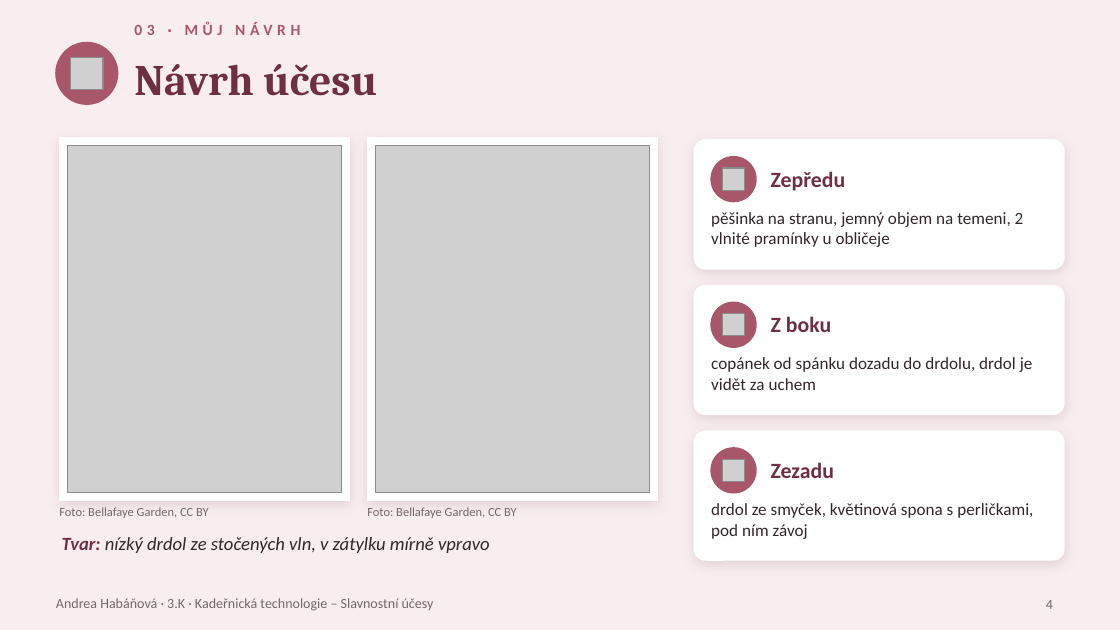
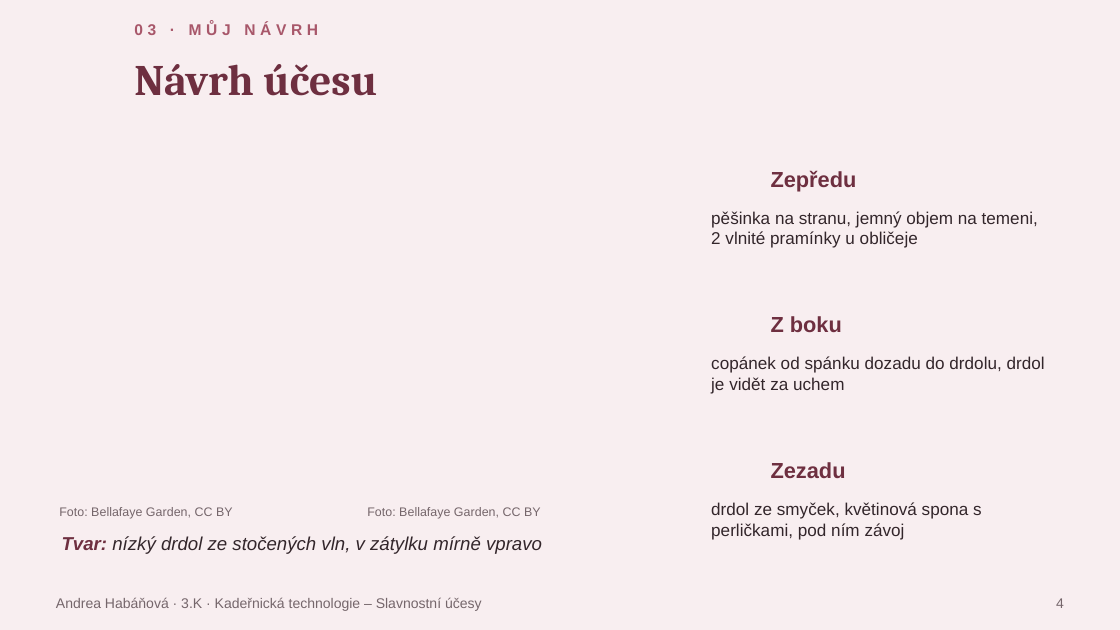
Before and after one commit to tdrzt4grdp-beep/P, a slide deck: slide 4 of svatebni_uces/Svatebni_uces_Habanova.pptx. Drawn at 1120x630 pixels with LibreOffice and Linux fonts; fonts in the diff are those of the drawing; grey boxes stand for pictures; background and template pictures are left out. Boxes give left, top, right and bottom in pixels: in the first picture for what was removed or moved away, otherwise in the second. Text is boxed around its words. In the diff, an @@ line names an element or a change of style, - is before the commit and + after.

```diff
--- a/svatebni_uces/Svatebni_uces_Habanova.pptx
+++ b/svatebni_uces/Svatebni_uces_Habanova.pptx
@@ ellipse removed at <box>56,43,118,104</box> @@
@@ picture removed at <box>71,57,103,90</box> @@
@@ rectangle removed at <box>59,138,349,501</box> @@
@@ picture removed at <box>67,146,342,493</box> @@
@@ rectangle removed at <box>367,138,657,501</box> @@
@@ picture removed at <box>375,146,650,493</box> @@
@@ rounded rectangle removed at <box>694,140,1064,269</box> @@
@@ ellipse removed at <box>711,157,756,202</box> @@
@@ picture removed at <box>722,168,745,190</box> @@
@@ rounded rectangle removed at <box>694,286,1064,414</box> @@
@@ ellipse removed at <box>711,302,756,347</box> @@
@@ picture removed at <box>722,314,745,336</box> @@
@@ rounded rectangle removed at <box>694,431,1064,560</box> @@
@@ ellipse removed at <box>711,448,756,493</box> @@
@@ picture removed at <box>722,459,745,482</box> @@
@@ font Calibri to Arial in 10 elements at <box>134,23,318,35</box>, <box>59,507,233,519</box>, <box>367,507,541,519</box>, <box>62,536,542,554</box>, <box>771,170,857,192</box>, <box>711,211,1038,248</box>, <box>771,316,842,332</box>, <box>711,356,1045,394</box>, <box>771,462,846,478</box>, <box>711,502,982,540</box> @@
@@ text removed at <box>56,598,434,611</box> @@
-Andrea Habáňová · 3.K · Kadeřnická technologie – Slavnostní účesy
@@ text added at <box>56,597,482,611</box>, 9 pt, text #75666B @@
+Andrea Habáňová · 3.K · Kadeřnická technologie – Slavnostní účesy
@@ text "4" at <box>1056,598,1064,608</box>: font Calibri to Arial; vertical alignment top to middle @@
```
Also in this commit, not shown: 8 other slides changed, 14 other files.
